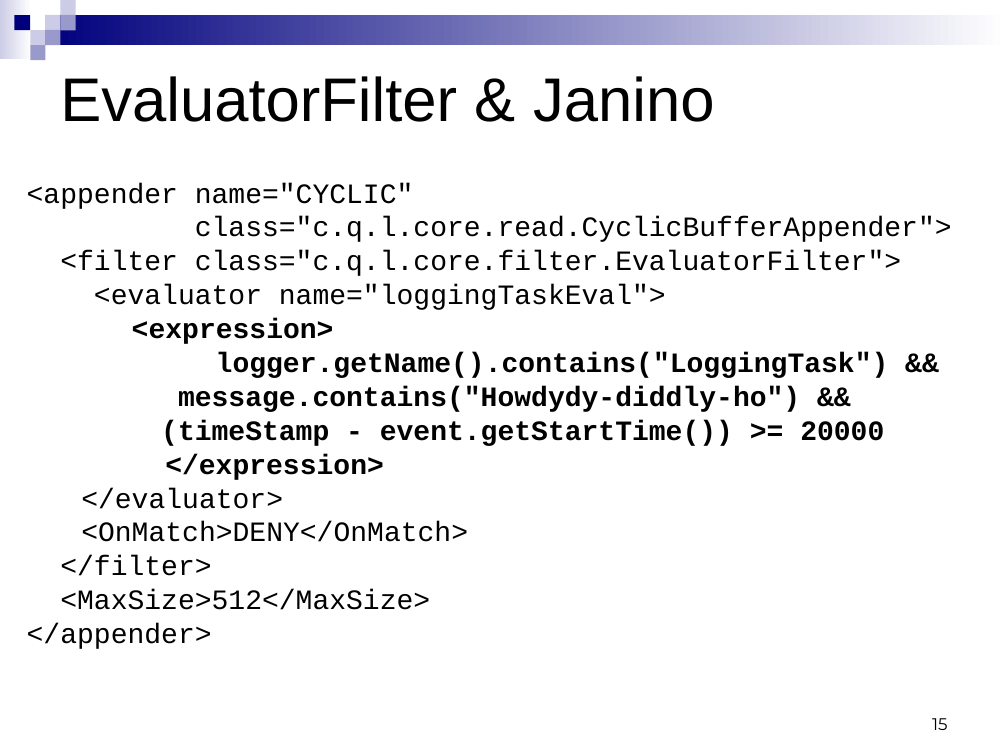
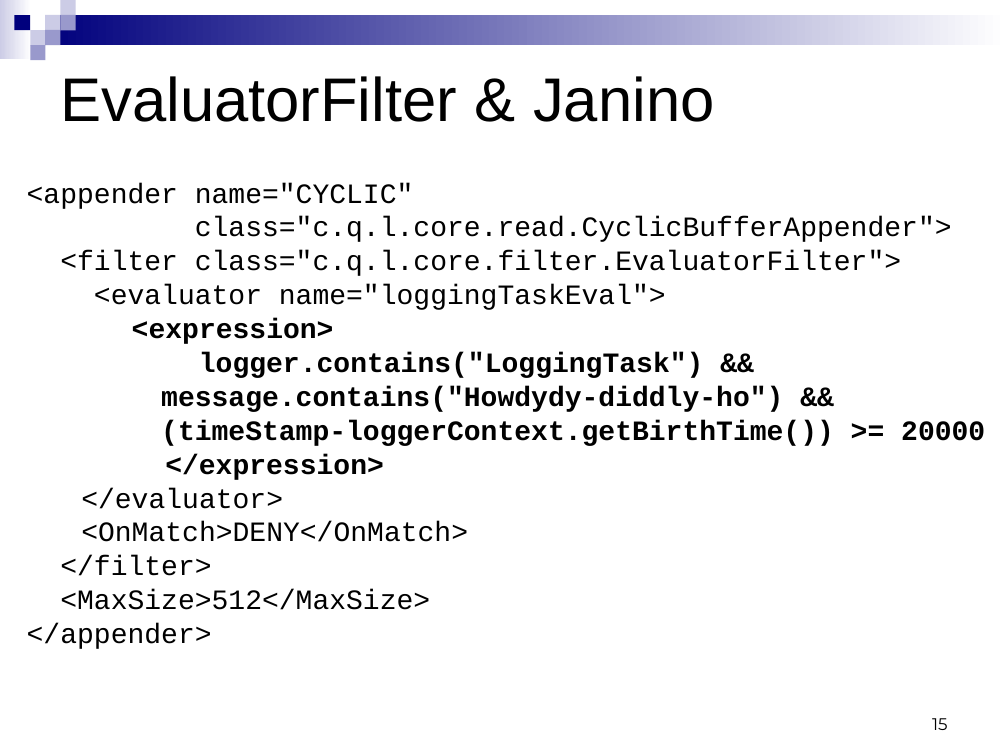
Before and after one commit to qos-ch/logback, a slide deck: slide 15 of logback-site/src/site/resources/logback.ppt. Drawn at 1008x756 pixels with LibreOffice and Linux fonts; fonts in the diff are those of the drawing. Boxes give left, top, right and bottom in pixels: in the first picture for what was removed or moved away, otherwise in the second. Text is boxed around its words. In the diff, an @@ line names an element or a change of style, - is before the commit and + after.

```diff
--- a/logback-site/src/site/resources/logback.ppt
+++ b/logback-site/src/site/resources/logback.ppt
@@ text at (x1=199, y1=352, x2=704, y2=378): text changed @@
-logger.getName().contains("LoggingTask") &&
+logger.contains("LoggingTask") &&
@@ text at (x1=161, y1=420, x2=985, y2=446): text changed @@
-(timeStamp - event.getStartTime()) >= 20000
+(timeStamp-loggerContext.getBirthTime()) >= 20000
```
Also in this commit, not shown: 1 other slide changed.
